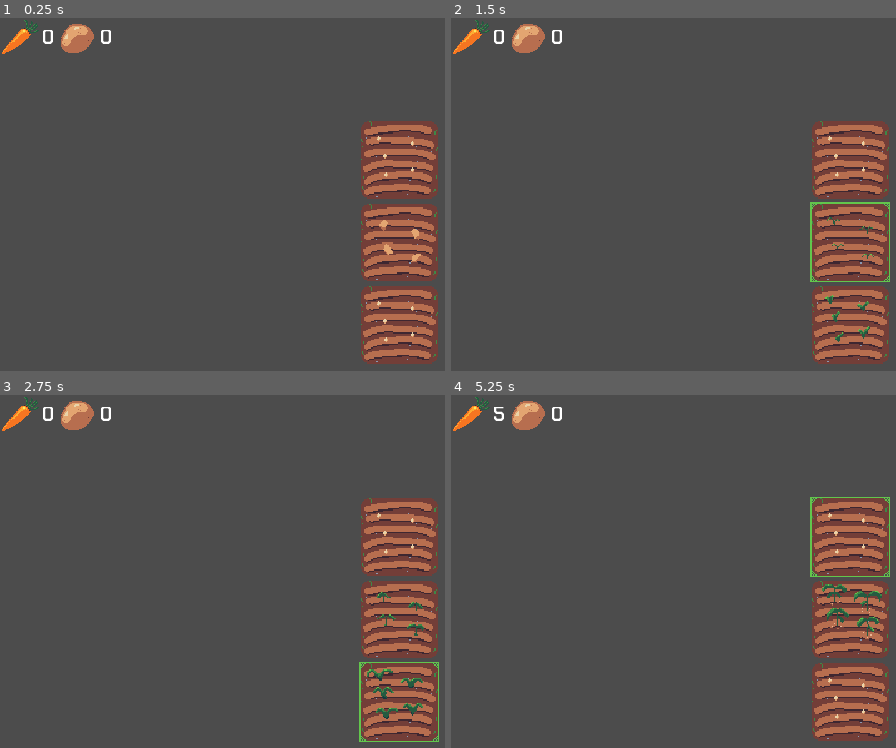
Above: before the commit, frames 1-4 (two rows, left to right).
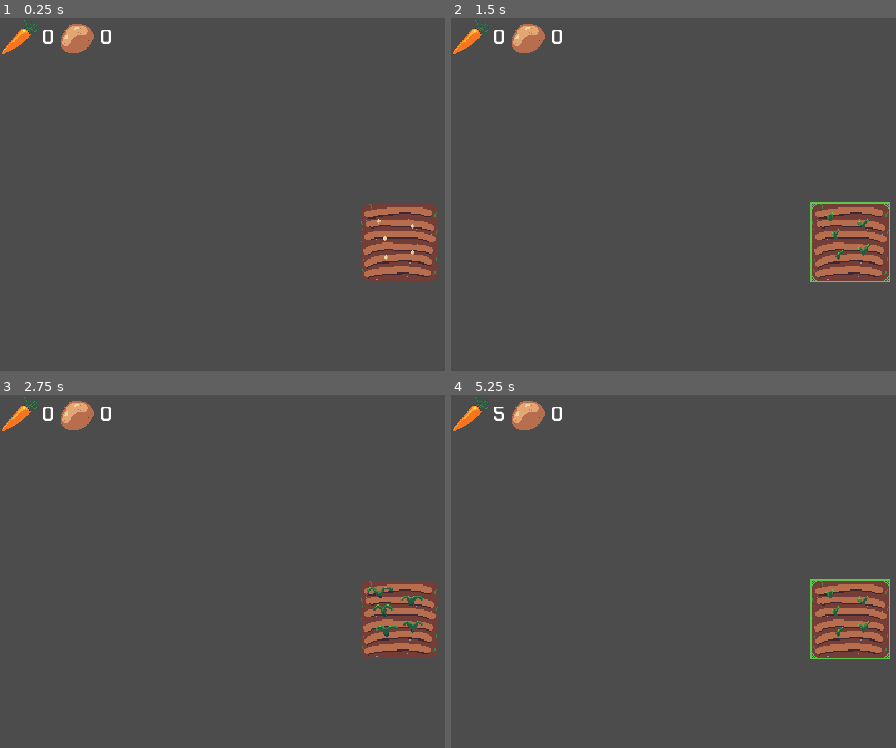
Above: after the commit, the same moments.

Repository: Dr-Diabolical/ClickyCrops
Game: Godot game, scene res://Scenes/Game.tscn
The game is run twice, just before and just after one commit, with the same random seed, the same clock (stepped at 60 frames per second) and the same inputs.
Inputs (mouse positions are in pixels of both pictures, inside the frame that each line leads up to; where the layout moved, square brackets give the same spot in the first picture):
- Up to frame 1 (0.25 s): no input
- Up to frame 2 (1.5 s): click (851, 243) [851, 159] at 0.5 s; click (851, 243) at 1.27 s
- Up to frame 3 (2.75 s): click (400, 702) at 2.02 s
- Up to frame 4 (5.25 s): click (851, 620) [851, 536] at 2.75 s; click (851, 620) at 3.52 s; click (851, 702) at 4.27 s; click (851, 620) [851, 536] at 5 s

The runs differ from the first frame. In frame 1, 7.7% of the frame differs, in the area x 81-99%, y 29-99%; in frame 2, 7.7%; in frame 3, 8.2%; in frame 4, 8.6%, in the area x 80-99%, y 28-99%.

Commit message:
Added slightly better crop implementation
Trying out some methods to make adding crops easier, still researching some solutions.

Diff:
--- /dev/null
+++ b/Resources/CropSprites.tres
@@ -0,0 +1,25 @@
+[gd_resource type="SpriteFrames" load_steps=11 format=2]
+
+[ext_resource path="res://Assets/Sprites/Potato/PotatoStageFour.png" type="Texture" id=1]
+[ext_resource path="res://Assets/Sprites/Potato/PotatoStageThree.png" type="Texture" id=2]
+[ext_resource path="res://Assets/Sprites/Potato/PotatoStageOne.png" type="Texture" id=3]
+[ext_resource path="res://Assets/Sprites/Carrot/CarrotStageThree.png" type="Texture" id=4]
+[ext_resource path="res://Assets/Sprites/Carrot/CarrotStageTwo.png" type="Texture" id=5]
+[ext_resource path="res://Assets/Sprites/Potato/PotatoStageTwo.png" type="Texture" id=6]
+[ext_resource path="res://Assets/Sprites/Carrot/CarrotStageOne.png" type="Texture" id=7]
+[ext_resource path="res://Assets/Sprites/Potato/PotatoStageZero.png" type="Texture" id=8]
+[ext_resource path="res://Assets/Sprites/Potato/PotatoStageFive.png" type="Texture" id=9]
+[ext_resource path="res://Assets/Sprites/Carrot/CarrotStageZero.png" type="Texture" id=10]
+
+[resource]
+animations = [ {
+"frames": [ ExtResource( 10 ), ExtResource( 7 ), ExtResource( 5 ), ExtResource( 4 ) ],
+"loop": true,
+"name": "Carrots",
+"speed": 5.0
+}, {
+"frames": [ ExtResource( 8 ), ExtResource( 3 ), ExtResource( 6 ), ExtResource( 2 ), ExtResource( 1 ), ExtResource( 9 ) ],
+"loop": true,
+"name": "Potatoes",
+"speed": 5.0
+} ]
--- a/Scenes/Crops/Carrots.tscn
+++ /dev/null
@@ -1,18 +0,0 @@
-[gd_scene load_steps=6 format=2]
-
-[ext_resource path="res://Assets/Sprites/Carrot/CarrotStageThree.png" type="Texture" id=1]
-[ext_resource path="res://Assets/Sprites/Carrot/CarrotStageTwo.png" type="Texture" id=2]
-[ext_resource path="res://Assets/Sprites/Carrot/CarrotStageZero.png" type="Texture" id=3]
-[ext_resource path="res://Assets/Sprites/Carrot/CarrotStageOne.png" type="Texture" id=4]
-
-[sub_resource type="SpriteFrames" id=1]
-animations = [ {
-"frames": [ ExtResource( 3 ), ExtResource( 4 ), ExtResource( 2 ), ExtResource( 1 ) ],
-"loop": true,
-"name": "Carrots",
-"speed": 5.0
-} ]
-
-[node name="AnimatedSprite" type="AnimatedSprite"]
-frames = SubResource( 1 )
-centered = false
--- a/Scenes/Farm.gd
+++ b/Scenes/Farm.gd
@@ -1,6 +1,6 @@
 extends Node
 
-export var plot_amount = 5
+export var plot_amount = 1
 var plots = []
 onready var plot = load("res://Scenes/Plot.tscn")
 
@@ -17,5 +17,4 @@
 	for n in plot_amount:
 		plots.append(plot.instance())
 		plot_node.add_child(plots[n])
-	plots[2].fill_plot("Carrots", 5, 3, 1)
-	plots[1].fill_plot("Potatoes", 5, 5, 1)
+	plots[0].fill_plot("Carrots", 5, 3, 1)
--- a/Scenes/Game.tscn
+++ b/Scenes/Game.tscn
@@ -16,7 +16,6 @@
 
 [node name="Farm" type="Node" parent="."]
 script = ExtResource( 6 )
-plot_amount = 3
 
 [node name="Center" type="CenterContainer" parent="Farm"]
 anchor_left = -0.00117054
--- a/Scenes/Plot.gd
+++ b/Scenes/Plot.gd
@@ -16,7 +16,8 @@
 	crop_amount = new_crop_amount
 	grown_stage = new_grown_stage
 	seconds_between_stages = new_seconds_between_stages
-	crop_sprites.animation = new_crop_name
+	crop_sprites.frames = load("res://Resources/CropSprites.tres")
+	crop_sprites.animation = crop_name
 	crop_sprites.frame = 0
 	create_stage_timer()
 
--- a/Scenes/Plot.tscn
+++ b/Scenes/Plot.tscn
@@ -1,31 +1,8 @@
-[gd_scene load_steps=15 format=2]
+[gd_scene load_steps=4 format=2]
 
 [ext_resource path="res://Scenes/Plot.gd" type="Script" id=1]
 [ext_resource path="res://Assets/Sprites/Plot/Plot.png" type="Texture" id=2]
-[ext_resource path="res://Assets/Sprites/Potato/PotatoStageTwo.png" type="Texture" id=3]
-[ext_resource path="res://Assets/Sprites/Potato/PotatoStageThree.png" type="Texture" id=4]
-[ext_resource path="res://Assets/Sprites/Potato/PotatoStageFour.png" type="Texture" id=5]
-[ext_resource path="res://Assets/Sprites/Potato/PotatoStageZero.png" type="Texture" id=6]
 [ext_resource path="res://Assets/Sprites/Plot/PlotHover.png" type="Texture" id=7]
-[ext_resource path="res://Assets/Sprites/Potato/PotatoStageOne.png" type="Texture" id=8]
-[ext_resource path="res://Assets/Sprites/Potato/PotatoStageFive.png" type="Texture" id=9]
-[ext_resource path="res://Assets/Sprites/Carrot/CarrotStageOne.png" type="Texture" id=10]
-[ext_resource path="res://Assets/Sprites/Carrot/CarrotStageZero.png" type="Texture" id=11]
-[ext_resource path="res://Assets/Sprites/Carrot/CarrotStageTwo.png" type="Texture" id=12]
-[ext_resource path="res://Assets/Sprites/Carrot/CarrotStageThree.png" type="Texture" id=13]
-
-[sub_resource type="SpriteFrames" id=1]
-animations = [ {
-"frames": [ ExtResource( 11 ), ExtResource( 10 ), ExtResource( 12 ), ExtResource( 13 ) ],
-"loop": true,
-"name": "Carrots",
-"speed": 5.0
-}, {
-"frames": [ ExtResource( 6 ), ExtResource( 8 ), ExtResource( 3 ), ExtResource( 4 ), ExtResource( 5 ), ExtResource( 9 ) ],
-"loop": true,
-"name": "Potatoes",
-"speed": 5.0
-} ]
 
 [node name="Plot" type="TextureButton" groups=[
 "resources",
@@ -45,8 +22,6 @@
 }
 
 [node name="CropSprites" type="AnimatedSprite" parent="."]
-frames = SubResource( 1 )
-animation = "Carrots"
 centered = false
 
 [connection signal="pressed" from="." to="." method="_on_Plot_pressed"]
